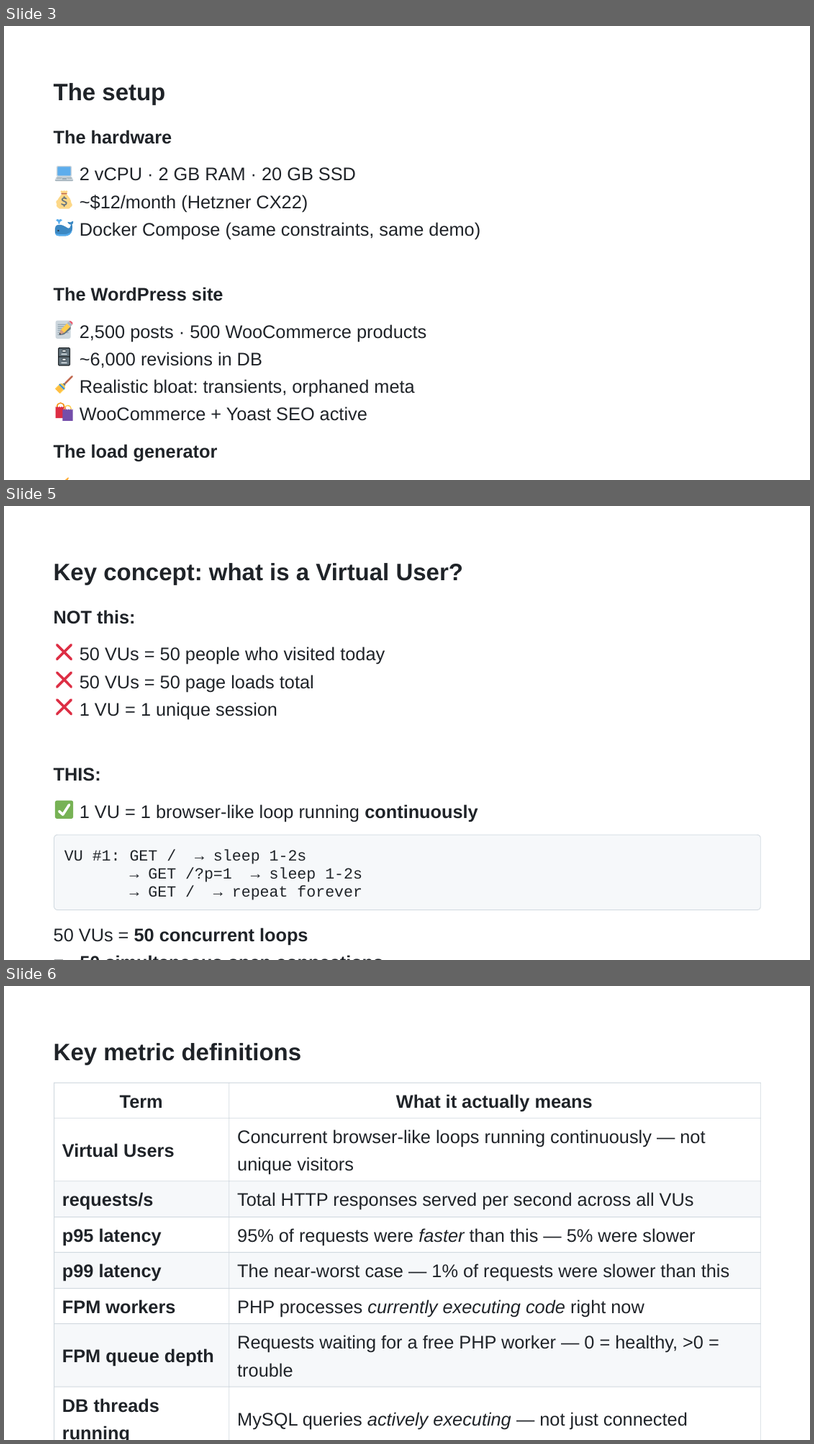
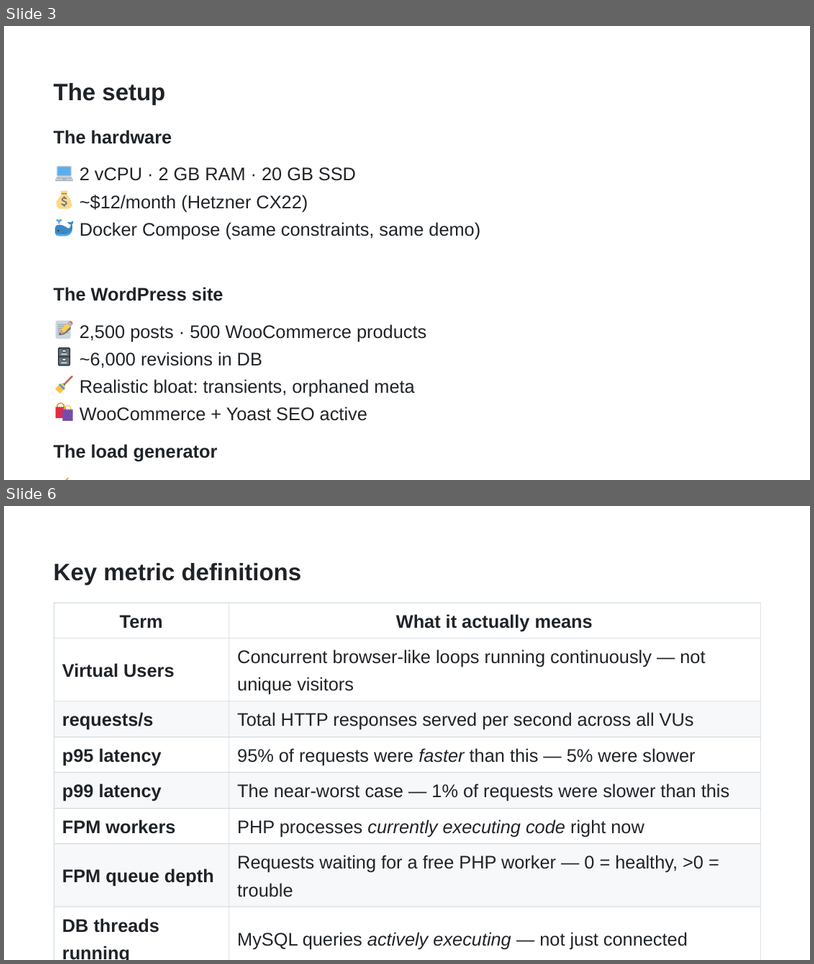
Before and after one commit to NedkoHristov/WordPress-Europe-2026, a slide deck: SLIDES-RICH-editable.pptx. Shown one above the other, each under a label of ours: slides 3, 5 and 6 before the commit, slides 3 and 6 after it; the slides between them are not shown. The pictures are 814x1444 and 814x964 pixels, drawn with LibreOffice and Linux fonts; fonts in the diff are those of the drawing. Boxes give left, top, right and bottom in pixels: in the first picture for what was removed or moved away, otherwise in the second. Text is boxed around its words. In the diff, an @@ line names an element or a change of style, - is before the commit and + after.

```diff
--- a/SLIDES-RICH-editable.pptx
+++ b/SLIDES-RICH-editable.pptx
@@ slide 5 removed at [4,506,810,960], background #FFFFFF @@
@@ freeform shape removed at [4,506,810,960] @@
@@ text removed at [54,563,464,585] @@
-Key concept: what is a Virtual User?
@@ text removed at [54,610,135,624] @@
-NOT this:
@@ freeform shape removed at [56,644,73,660] @@
@@ text removed at [80,646,385,664] @@
-50 VUs = 50 people who visited today
@@ freeform shape removed at [56,671,73,688] @@
@@ text removed at [80,674,314,692] @@
-50 VUs = 50 page loads total
@@ freeform shape removed at [56,698,73,716] @@
@@ text removed at [80,702,278,719] @@
-1 VU = 1 unique session
@@ text removed at [54,767,101,781] @@
-THIS:
@@ freeform shape removed at [55,800,73,818] @@
@@ freeform shape removed at [58,803,70,815] @@
@@ text removed at [80,804,478,822] @@
-1 VU = 1 browser-like loop running continuously
@@ freeform shape removed at [54,834,761,909] @@
@@ freeform shape removed at [54,834,761,909] @@
@@ text removed at [64,849,307,864] @@
-VU #1: GET / → sleep 1-2s
@@ text removed at [148,867,363,882] @@
-→ GET /?p=1 → sleep 1-2s
@@ text removed at [148,885,363,900] @@
-→ GET / → repeat forever
@@ text removed at [54,927,308,944] @@
-50 VUs = 50 concurrent loops
@@ text removed at [54,951,72,960] @@
-=
@@ text removed at [80,951,384,960] @@
-50 simultaneous open connections
```
Also in this commit, not shown: 15 slides changed, 11 slides added, 9 other slides removed, 37 other files.
